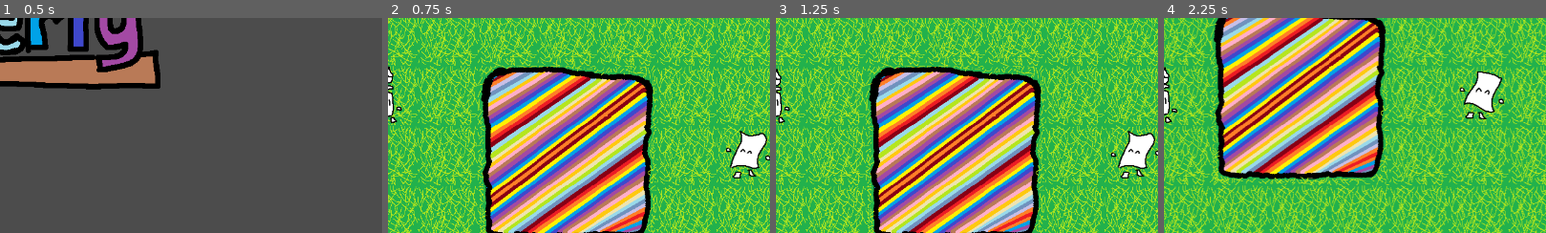
Above: before the commit, frames 1-4 (left to right).
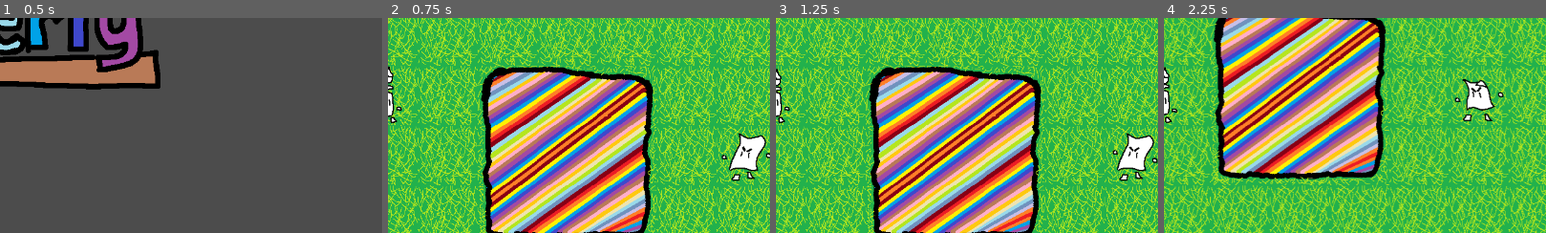
Above: after the commit, the same moments.

Repository: Melaisi/PaintGame
Game: Godot game, scene res://Scenes/Title/MainMenu.tscn
The game is run twice, just before and just after one commit, with the same random seed, the same clock (stepped at 60 frames per second) and the same inputs.
Inputs (mouse positions are % of the whole screen's width and height, from its top left):
- Up to frame 1 (0.5 s): no input
- Up to frame 2 (0.75 s): tap Enter at 0.5 s; move the mouse to (41, 70) at 0.52 s; hold Right (ui_right) from 0.53 s (still down); click (41, 70) at 0.67 s
- Up to frame 3 (1.25 s): keep holding Right (ui_right)
- Up to frame 4 (2.25 s): move the mouse to (30, 55) at 1.27 s; release Right (ui_right) at 1.28 s; hold Down (ui_down) 1.28-2.03 s; move the mouse to (60, 28) at 2.02 s; hold Right (ui_right) from 2.03 s (still down)
The pictures show only the part of the screen within x 50-100%, y 32-82%; the shares and areas given below are measured in that part.

Frame 1 is identical in both runs. In frame 2, 0.8% of the frame differs, in the area x 87-100%, y 52-76%; in frame 3, 0.8%; in frame 4, 1.3%, in the area x 76-89%, y 24-48%.

Commit message:
Update enemy animation

Diff:
--- a/Scenes/Party/Enemy/Enemy.tscn
+++ b/Scenes/Party/Enemy/Enemy.tscn
@@ -1,14 +1,14 @@
 [gd_scene load_steps=8 format=2]
 
-[ext_resource path="res://Art/To be used/Characters/enemyPaperHappy_01.png" type="Texture" id=1]
-[ext_resource path="res://Art/To be used/Characters/enemyPaperHappy_02.png" type="Texture" id=2]
-[ext_resource path="res://Art/To be used/Characters/enemyPaperHappy_03.png" type="Texture" id=3]
-[ext_resource path="res://Art/To be used/Characters/enemyPaperHappy_04.png" type="Texture" id=4]
+[ext_resource path="res://Art/To be used/Characters/enemyPaper_04.png" type="Texture" id=1]
+[ext_resource path="res://Art/To be used/Characters/enemyPaper_01.png" type="Texture" id=2]
+[ext_resource path="res://Art/To be used/Characters/enemyPaper_03.png" type="Texture" id=3]
+[ext_resource path="res://Art/To be used/Characters/enemyPaper_02.png" type="Texture" id=4]
 [ext_resource path="res://Scenes/Party/Enemy/Enemy.gd" type="Script" id=5]
 
 [sub_resource type="SpriteFrames" id=1]
 animations = [ {
-"frames": [ ExtResource( 1 ), ExtResource( 2 ), ExtResource( 3 ), ExtResource( 4 ) ],
+"frames": [ ExtResource( 2 ), ExtResource( 4 ), ExtResource( 3 ), ExtResource( 1 ) ],
 "loop": true,
 "name": "Idle",
 "speed": 5.0
@@ -20,17 +20,19 @@
 [node name="Enemy" type="Area2D"]
 script = ExtResource( 5 )
 
-[node name="notHappy" type="AnimatedSprite" parent="."]
-frames = SubResource( 1 )
-animation = "Idle"
-frame = 1
-playing = true
-
 [node name="Happy" type="AnimatedSprite" parent="."]
 visible = false
 frames = SubResource( 1 )
 animation = "Idle"
-frame = 1
+frame = 3
+playing = true
+
+[node name="notHappy" type="AnimatedSprite" parent="."]
+visible = false
+position = Vector2( -2, 4 )
+frames = SubResource( 1 )
+animation = "Idle"
+frame = 3
 playing = true
 
 [node name="CollisionShape2D" type="CollisionShape2D" parent="."]
